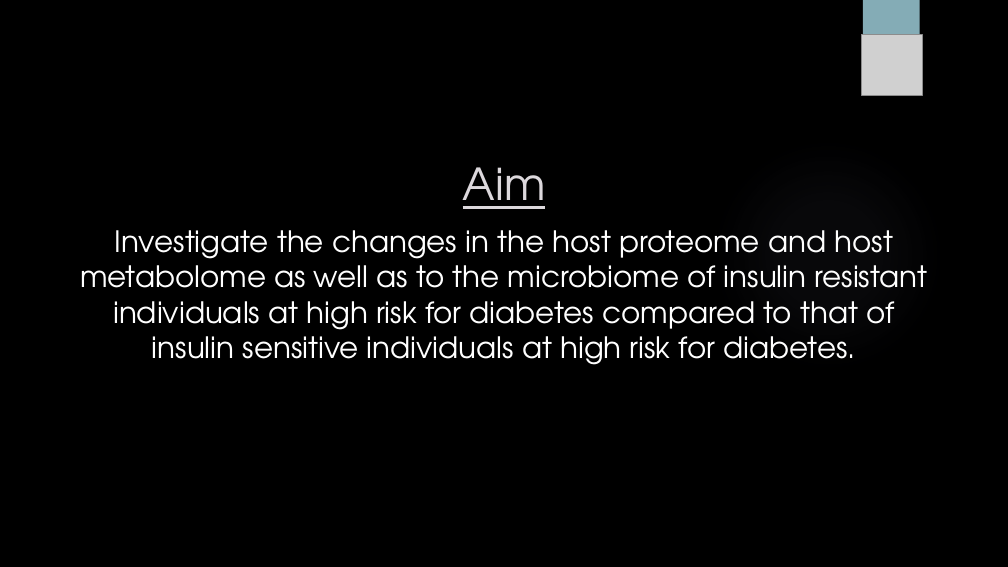
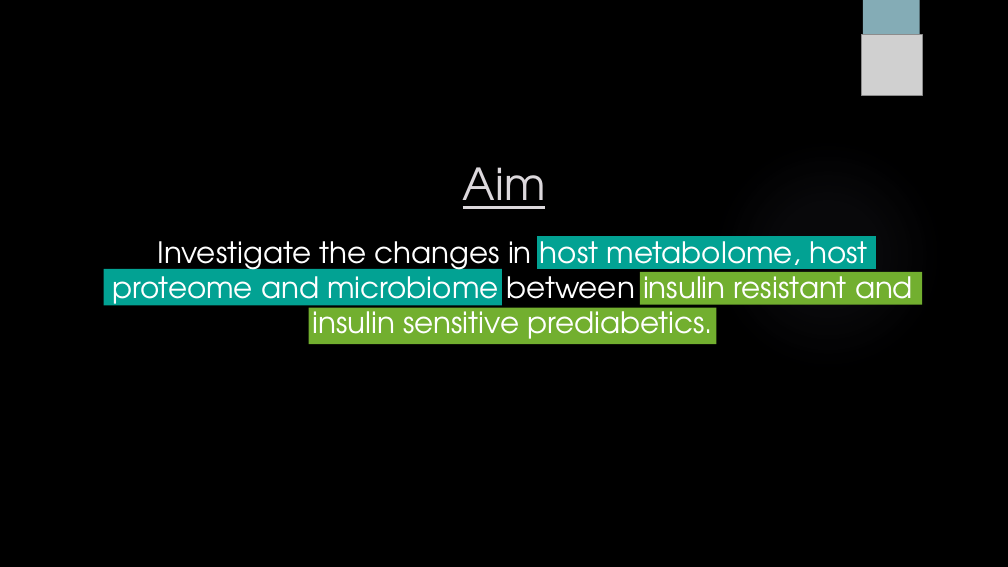
Before and after one commit to sabdeolive/Sabrina_BMS_Bachelor-Internship, a slide deck: slide 4 of Intermediate Presentation.pptx (slide 6 before the commit). Drawn at 1008x567 pixels with LibreOffice and Linux fonts; fonts in the diff are those of the drawing; grey boxes stand for pictures; background and template pictures are left out. Boxes give left, top, right and bottom in pixels: in the first picture for what was removed or moved away, otherwise in the second. Text is boxed around its words. In the diff, an @@ line names an element or a change of style, - is before the commit and + after.

```diff
--- a/Intermediate Presentation.pptx
+++ b/Intermediate Presentation.pptx
@@ text at [112,233,913,347]: text changed @@
-Investigate the changes in the host proteome and host metabolome as well as to the microbiome of insulin resistant individuals at high risk for diabetes compared to that of insulin sensitive individuals at high risk for diabetes.
+Investigate the changes in host metabolome, host proteome and microbiome between insulin resistant and insulin sensitive prediabetics.
@@ rectangle added at [537,236,876,268], fill #02A293 @@
@@ rectangle added at [104,269,502,306], fill #02A293 @@
@@ rectangle added at [640,272,923,305], fill #72AF2F @@
@@ rectangle added at [309,308,716,344], fill #72AF2F @@
```
Also in this commit, not shown: 10 other slides changed, 11 slides added, 11 slides removed.
